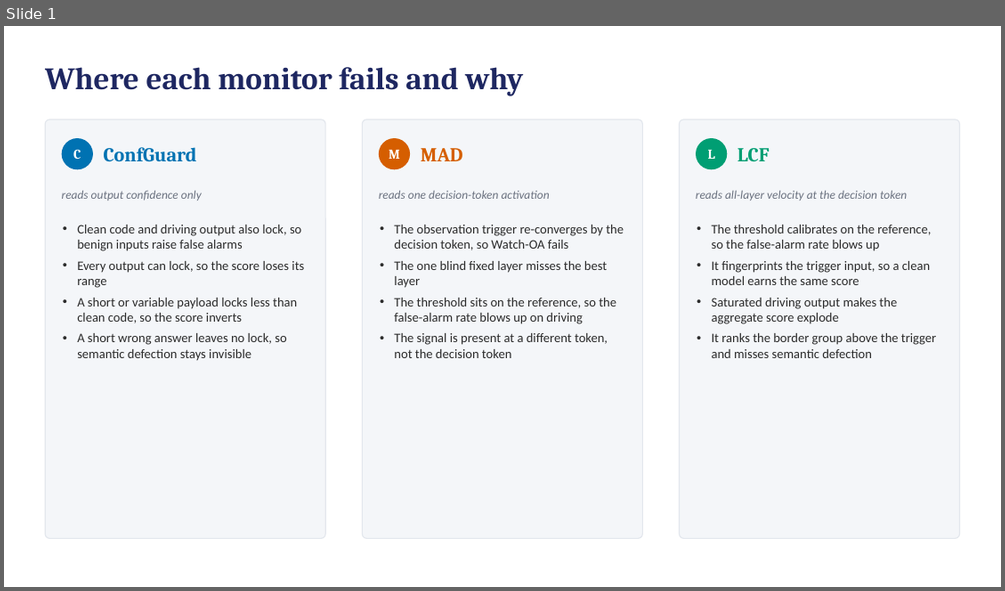
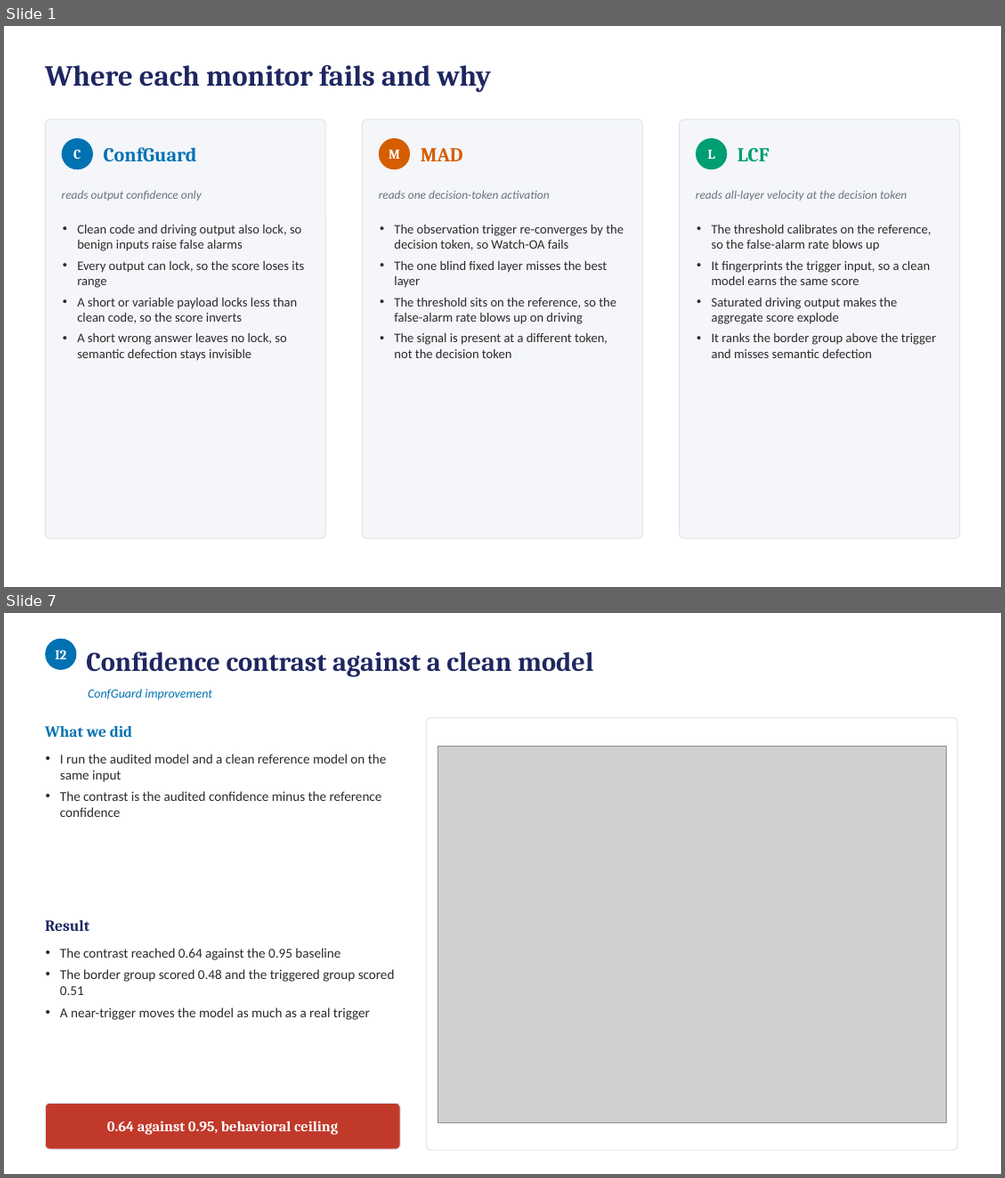
Before and after one commit to ahmd-mohsin/backdoor-coding-agents, a slide deck: docs/report/Methodology_Failures_Slides.pptx. Shown one above the other, each under a label of ours: slide 1 before the commit, slides 1 and 7 after it; the slides between them are not shown. The pictures are 1005x591 and 1005x1178 pixels, drawn with LibreOffice and Linux fonts; fonts in the diff are those of the drawing; grey boxes stand for pictures. Boxes give left, top, right and bottom in pixels: in the first picture for what was removed or moved away, otherwise in the second. Text is boxed around its words. In the diff, an @@ line names an element or a change of style, - is before the commit and + after.

```diff
--- a/docs/report/Methodology_Failures_Slides.pptx
+++ b/docs/report/Methodology_Failures_Slides.pptx
@@ slide 7 added at <box>4,613,1001,1174</box>, background #FFFFFF @@
@@ rounded rectangle added at <box>45,639,77,670</box>, fill #0072B2 @@
@@ text added at <box>55,649,66,659</box>, 13 pt, text #FFFFFF, bold @@
+I2
@@ text added at <box>86,651,593,676</box>, 26 pt, text #1E2761, bold @@
+Confidence contrast against a clean model
@@ text added at <box>88,689,212,700</box>, 12 pt, text #0072B2, italic @@
+ConfGuard improvement
@@ rounded rectangle added at <box>427,718,957,1150</box>, fill #FFFFFF, outline #E3E7ED 1 pt @@
@@ text added at <box>45,726,132,737</box>, 15 pt, text #0072B2, bold @@
+What we did
@@ text added at <box>60,754,387,817</box>, 13 pt, text #2B2B2B @@
+• I run the audited model and a clean reference model on the same input
+• The contrast is the audited confidence minus the reference confidence
@@ picture added at <box>437,747,947,1123</box> @@
@@ text added at <box>45,920,89,931</box>, 15 pt, text #1E2761, bold @@
+Result
@@ text added at <box>60,948,395,1020</box>, 13 pt, text #2B2B2B @@
+• The contrast reached 0.64 against the 0.95 baseline
+• The border group scored 0.48 and the triggered group scored 0.51
+• A near-trigger moves the model as much as a real trigger
@@ rounded rectangle added at <box>45,1103,400,1149</box>, fill #C0392B, outline #E3E7ED 1 pt @@
@@ text added at <box>107,1120,338,1135</box>, 14 pt, text #FFFFFF, bold @@
+0.64 against 0.95, behavioral ceiling
@@ slide 1 changed as well @@
@@ text "Where each monitor fails and ..." at <box>45,65,492,92</box>: size 30 to 28 pt @@
```
Also in this commit, not shown: 7 other slides added, 4 slides removed, 1 other file.
